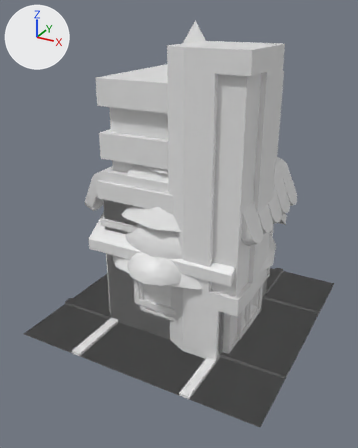
Before and after pictures for a commit that changed the FBX model Assets/Meshes/KIA_World.fbx.
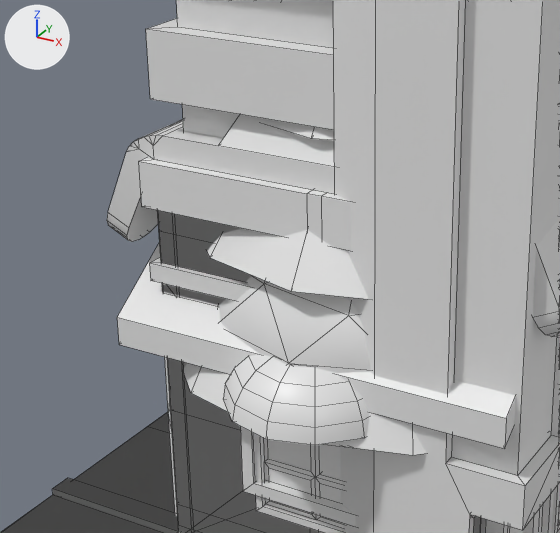
Each version is shown whole from a camera (50 mm lens) standing at (3.36, -6.57, 4.81) and looking at (-0.07, -0.34, 1.69), then close up on the part from 13% to 70% of the width and 27% to 71% of the height. The lights are fixed; the arrows at upper left show +X, +Y and +Z. The close-ups show mesh edges as thin lines.

In view in the first close-up: 'Grass', 'Gym', 'Home', 'Jeweler', 'Office', 'Restaurant', 'Road_L', 'Road_T', 'Road_X', 'Tree_Deciduous', 'Tree_Evergreen'.
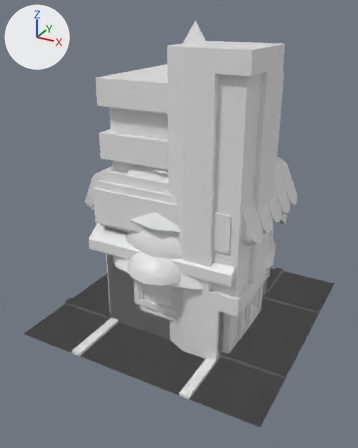
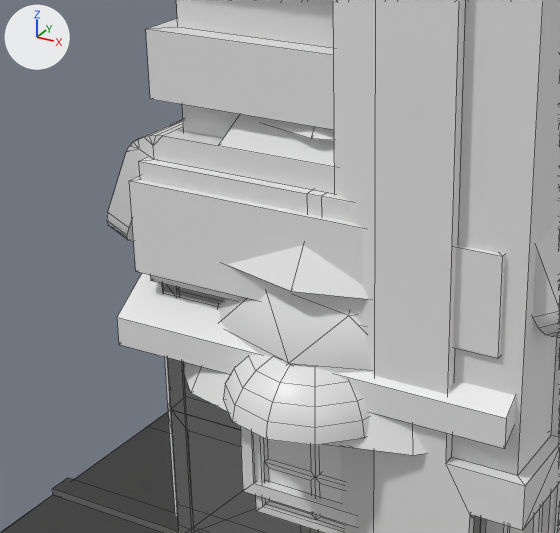
Boxes (x1, y1, x2, y2) around the edits, measured in the close-ups (560 x 533 px):
'CarDealerJunky', added
    after: (129, 176, 505, 533)
'Road_T', unchanged, covered by the edit
    before: (52, 479, 178, 531)
    after: (52, 479, 175, 516)

What the commit changed:
Mesh me_cube_002 is new.
It has 432 vertices, 415 faces and spans x -1.1..1.1, y -1.1..1.1, z 0.0..3.47.
It uses material mat_colors (white #e7e7e7).
Object 'CarDealerJunky' (ob_cardealerjunky) is new; it shows me_cube_002.
Its location is (0.0, 0.0, 0.0).
